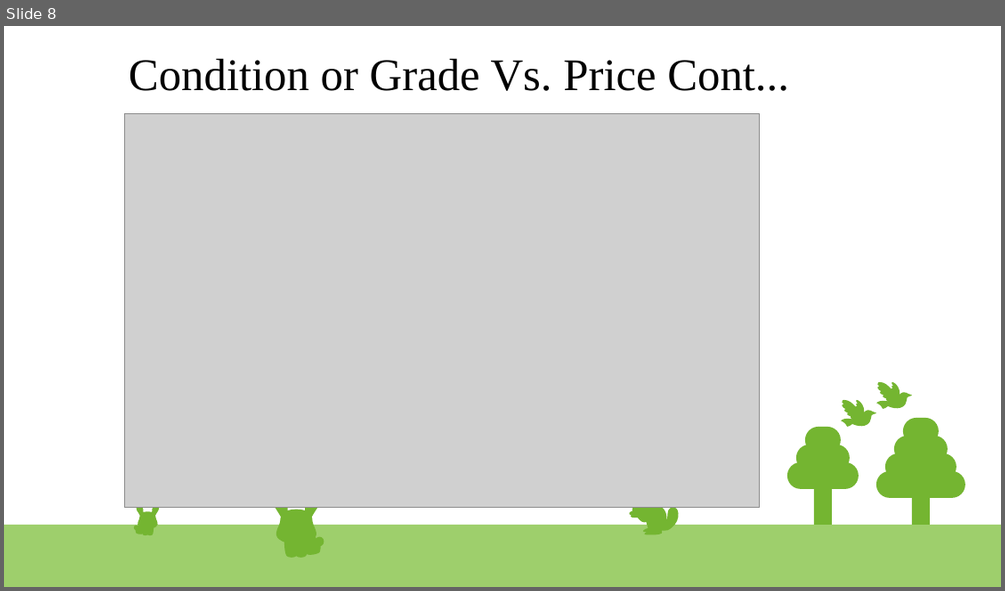
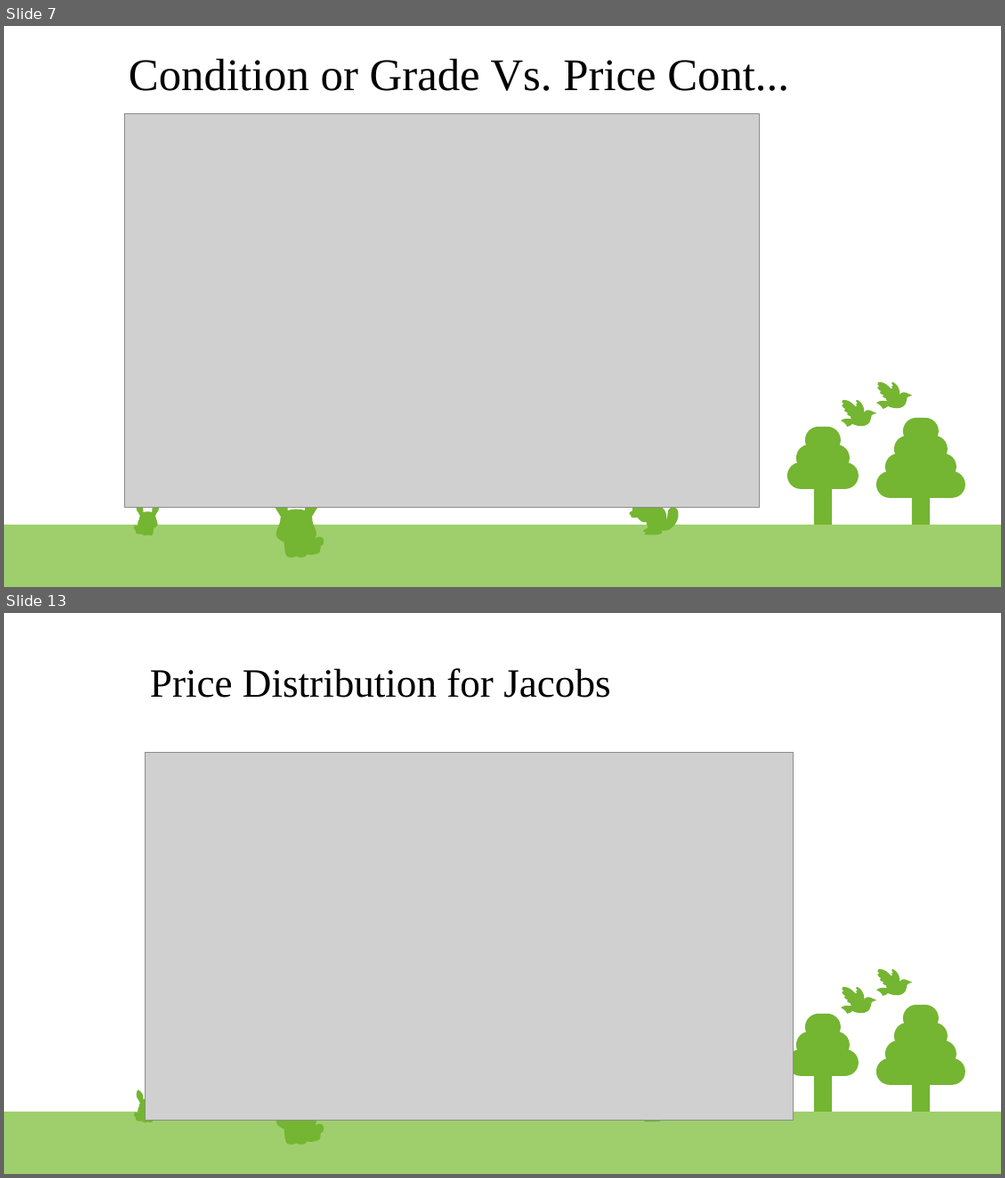
Before and after one commit to mahegupt/eda-project, a slide deck: EDA.odp. Shown one above the other, each under a label of ours: slide 8 before the commit, slides 7 and 13 after it; the slides between them are not shown. The pictures are 1005x591 and 1005x1178 pixels, drawn with LibreOffice and Linux fonts; fonts in the diff are those of the drawing; grey boxes stand for pictures. Boxes give left, top, right and bottom in pixels: in the first picture for what was removed or moved away, otherwise in the second. Text is boxed around its words. In the diff, an @@ line names an element or a change of style, - is before the commit and + after.

```diff
--- a/EDA.odp
+++ b/EDA.odp
@@ slide 13 added at (x1=4, y1=613, x2=1001, y2=1174), background #FFFFFF; not listed: 60 template elements that a slide beside it also shows @@
@@ title added at (x1=150, y1=668, x2=610, y2=698), 32 pt, text #000000 @@
+Price Distribution for Jacobs
@@ picture added at (x1=146, y1=753, x2=793, y2=1119) @@
@@ what was slide 8 is now slide 7 @@
```
Also in this commit, not shown: 1 slide changed, 6 other slides added, 2 slides removed, 2 other files.
